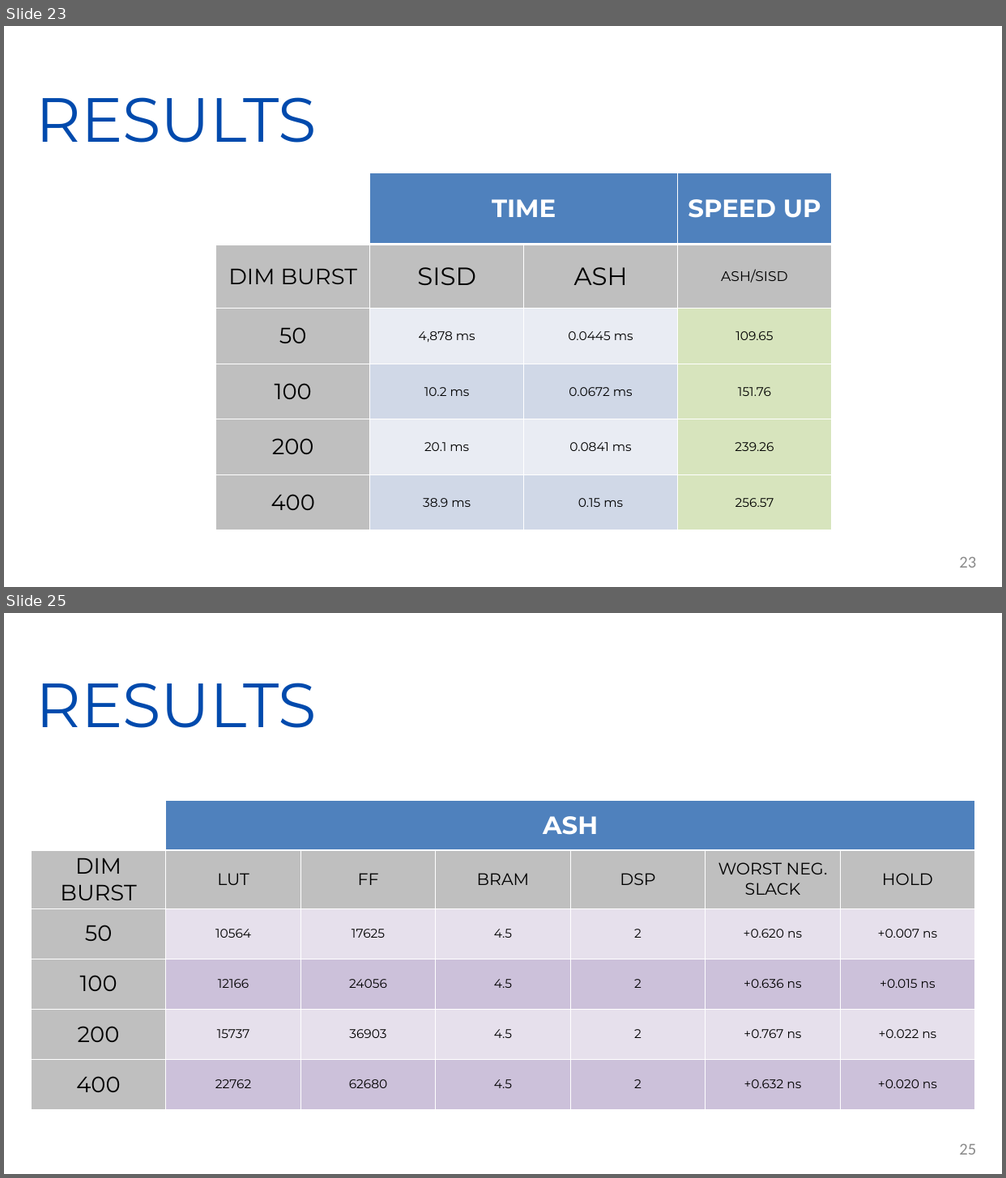
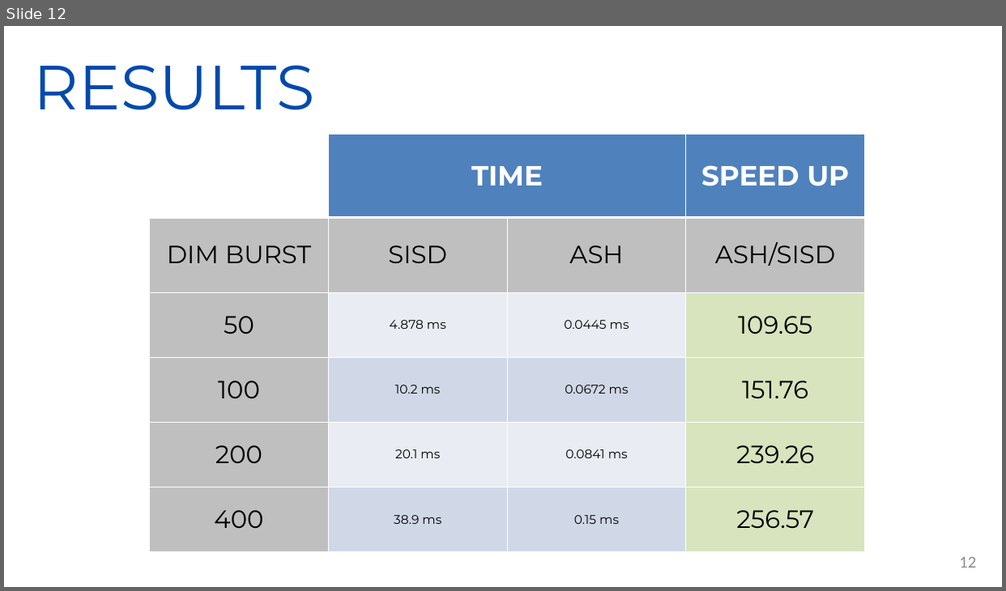
Before and after one commit to Marcolbr2001/ACA_PROJECT, a slide deck: ASH_ACA_PWP.pptx. Shown one above the other, each under a label of ours: slides 23 and 25 before the commit, slide 12 after it; the slides between them are not shown. The pictures are 1006x1178 and 1006x591 pixels, drawn with LibreOffice and Linux fonts; fonts in the diff are those of the drawing. Boxes give left, top, right and bottom in pixels: in the first picture for what was removed or moved away, otherwise in the second. Text is boxed around its words. In the diff, an @@ line names an element or a change of style, - is before the commit and + after.

```diff
--- a/ASH_ACA_PWP.pptx
+++ b/ASH_ACA_PWP.pptx
@@ slide 25 removed at (4,613,1002,1174), background #FFFFFF @@
@@ text removed at (36,683,317,728) @@
-RESULTS
@@ table removed at (31,801,974,1110), 6 rows, 7 columns @@
- | ASH |  |  |  |  | 
-DIM BURST | LUT | FF | BRAM | DSP | WORST NEG. SLACK | HOLD
-50 | 10564 | 17625 | 4.5 | 2 | +0.620 ns | +0.007 ns
-100 | 12166 | 24056 | 4.5 | 2 | +0.636 ns | +0.015 ns
-200 | 15737 | 36903 | 4.5 | 2 | +0.767 ns | +0.022 ns
-400 | 22762 | 62680 | 4.5 | 2 | +0.632 ns | +0.020 ns
@@ page number removed at (959,1144,976,1155) @@
-25
@@ what was slide 23 is now slide 12 @@
@@ slide 12 changed as well @@
@@ text "RESULTS": place and size @@
-text "RESULTS" at (36,97,317,143)
+text "RESULTS" at (34,65,315,110)
@@ table at (150,134,864,552) @@
-row 3, column 2: 4,878 ms
+row 3, column 2: 4.878 ms
@@ size 36 to 40 pt in "TIME", "SPEED UP" @@
@@ size 32 to 36 pt in "DIM BURST", "50", "100", "200" and 1 more places @@
@@ size 20 to 36 pt in "ASH/SISD" @@
@@ size 18 to 36 pt in "109.65", "151.76", "239.26", "256.57" @@
@@ table: place and size @@
-table at (216,173,831,531)
+table at (150,134,864,552)
@@ page number at (959,557,976,568): text changed @@
-23
+12
```
Also in this commit, not shown: 12 other slides changed, 2 slides added, 15 other slides removed.
